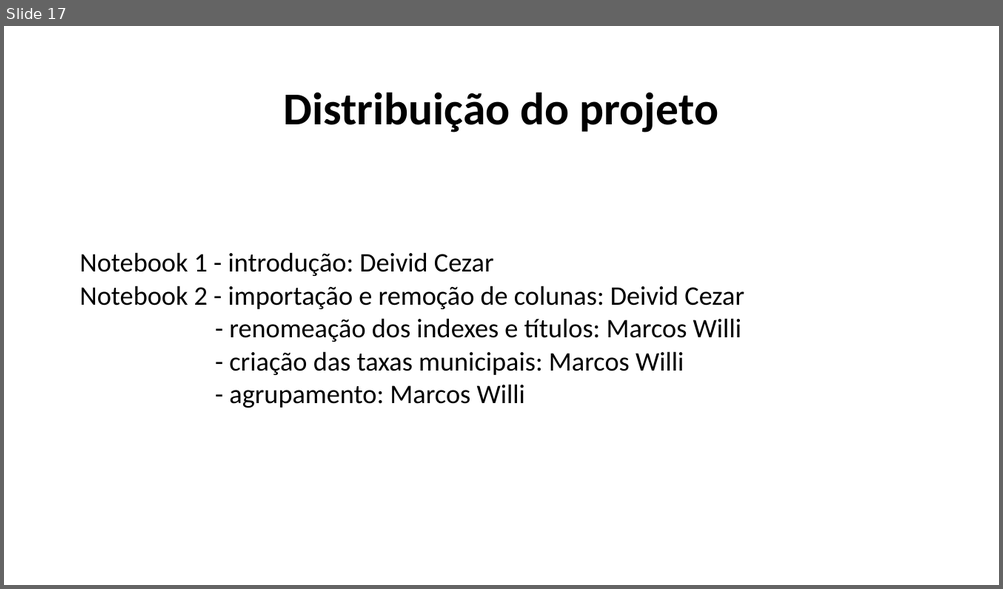
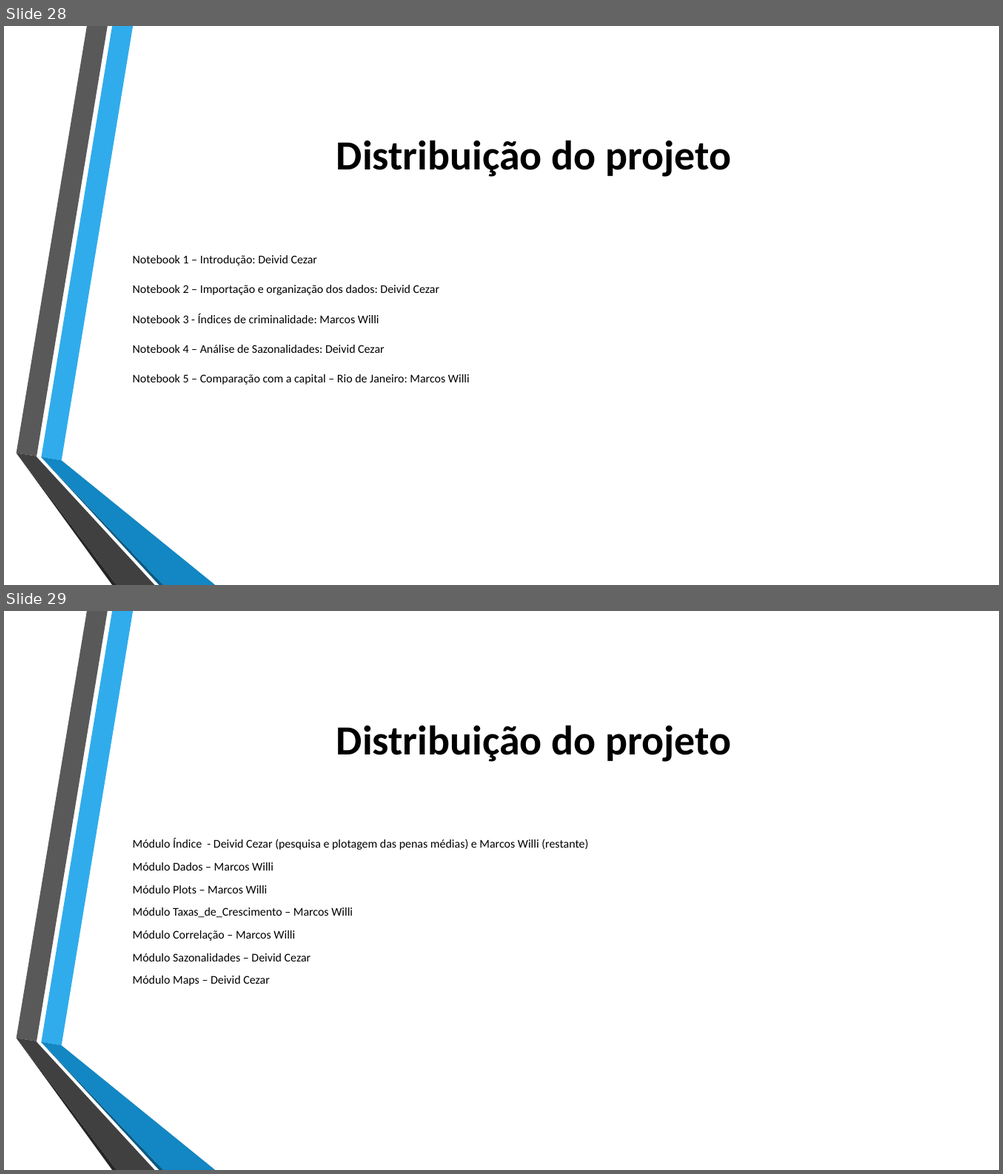
Before and after one commit to DeividCezar/Final_project, a slide deck: Apresentação.pptx. Shown one above the other, each under a label of ours: slide 17 before the commit, slides 28 and 29 after it. The pictures are 1003x589 and 1003x1174 pixels, drawn with LibreOffice and Linux fonts; fonts in the diff are those of the drawing; background and template pictures are left out. Boxes give left, top, right and bottom in pixels: in the first picture for what was removed or moved away, otherwise in the second. Text is boxed around its words. In the diff, an @@ line names an element or a change of style, - is before the commit and + after.

```diff
--- a/Apresentação.pptx
+++ b/Apresentação.pptx
@@ slide 29 added at (4,611,999,1170), background picture (left out); not listed: 6 template elements that a slide beside it also shows @@
@@ title added at (336,725,731,762), 40 pt, text #000000, bold @@
+Distribuição do projeto
@@ text added at (133,837,588,986), 11.4 pt, text #000000 @@
+Módulo Índice - Deivid Cezar (pesquisa e plotagem das penas médias) e Marcos Willi (restante)
+Módulo Dados – Marcos Willi
+Módulo Plots – Marcos Willi
+Módulo Taxas_de_Crescimento – Marcos Willi
+Módulo Correlação – Marcos Willi
+Módulo Sazonalidades – Deivid Cezar
+Módulo Maps – Deivid Cezar
@@ what was slide 17 is now slide 28 @@
@@ slide 28 changed as well @@
@@ title "Distribuição do projeto": place and size @@
-title "Distribuição do projeto" at (284,92,718,133)
+title "Distribuição do projeto" at (336,140,731,177)
@@ title "Distribuição do projeto" at (336,140,731,177): size 44 to 40 pt; line spacing 0.9 to 1 @@
@@ text "Notebook 1 – Introdução: Deivid ..." at (133,255,469,385): vertical alignment top to middle @@
@@ text at (133,255,469,385): text changed; size 25.9 to 11.4 pt @@
-Notebook 1 - introdução: Deivid Cezar
-Notebook 2 - importação e remoção de colunas: Deivid Cezar
-- renomeação dos indexes e títulos: Marcos Willi
-- criação das taxas municipais: Marcos Willi
-- agrupamento: Marcos Willi
+Notebook 1 – Introdução: Deivid Cezar
+Notebook 2 – Importação e organização dos dados: Deivid Cezar
+Notebook 3 - Índices de criminalidade: Marcos Willi
+Notebook 4 – Análise de Sazonalidades: Deivid Cezar
+Notebook 5 – Comparação com a capital – Rio de Janeiro: Marcos Willi
@@ group added at (16,26,215,585): 6 freeform shapes @@
```
Also in this commit, not shown: 2 other slides changed, 25 other slides added, 15 slides removed.
